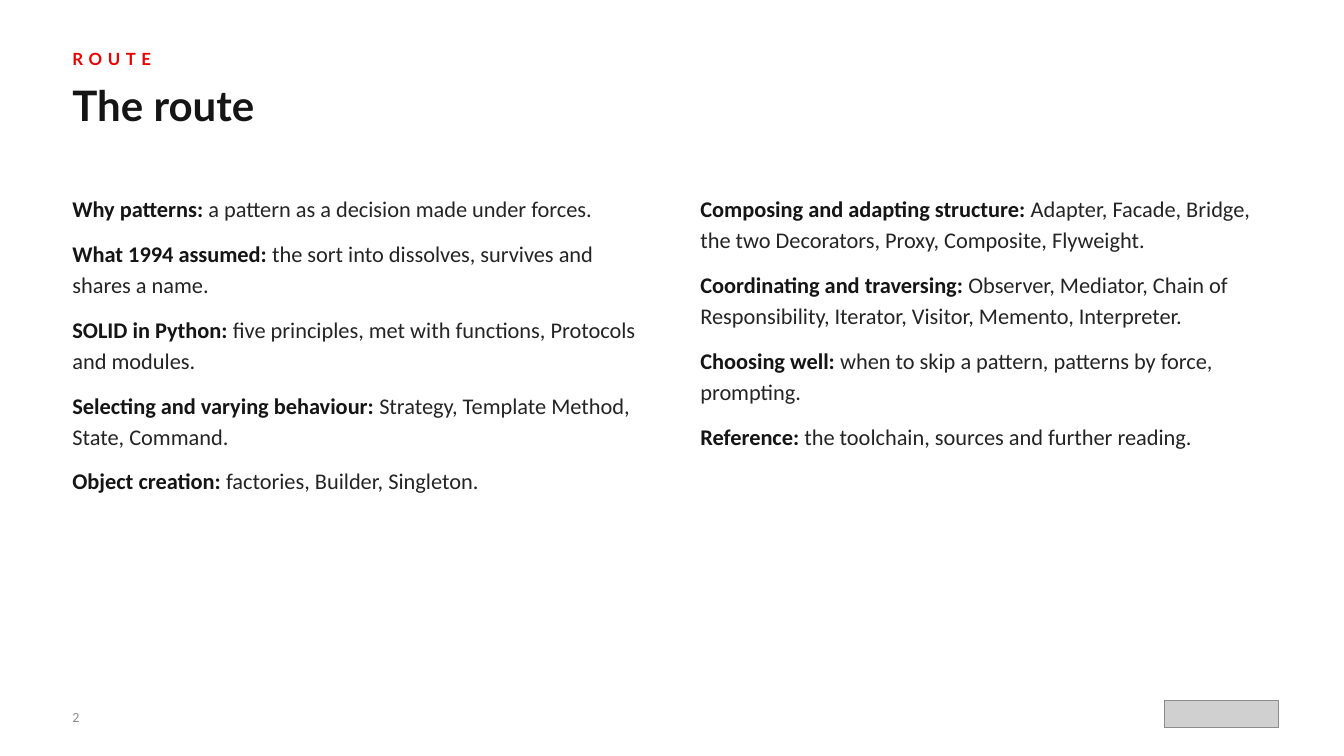
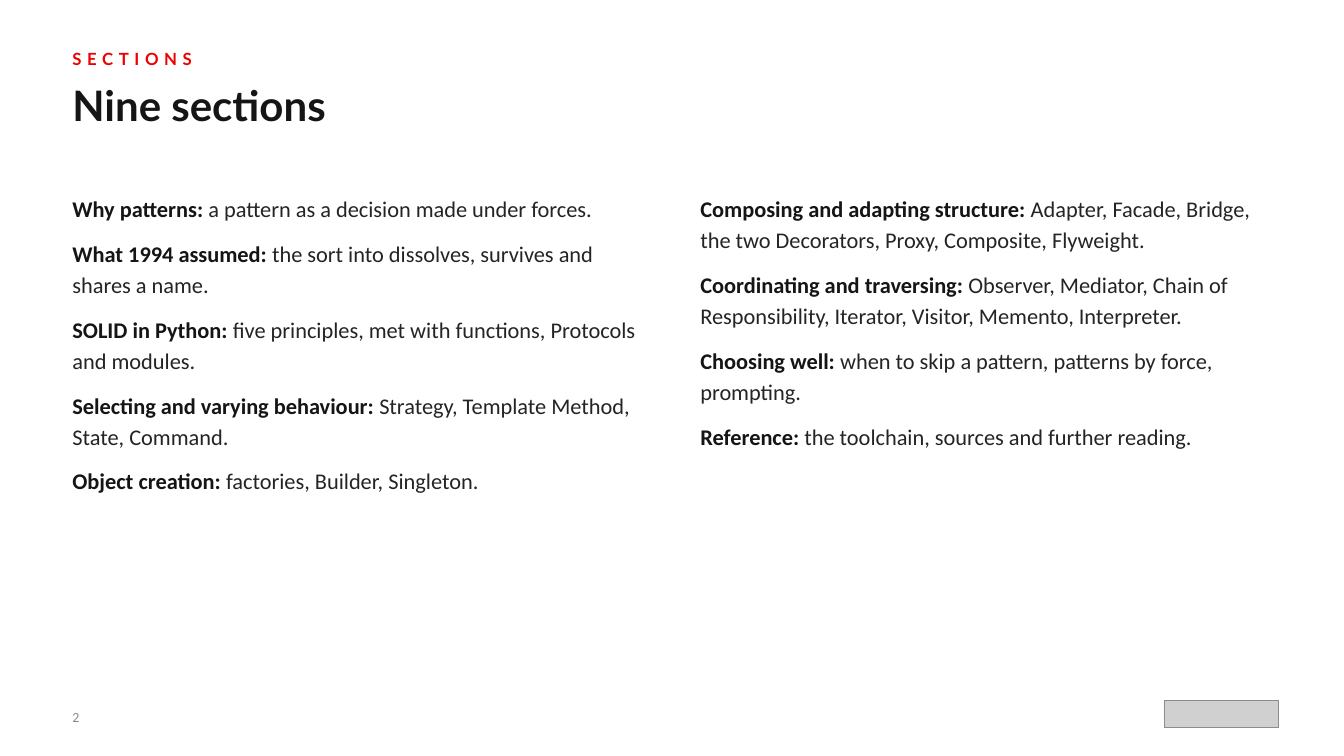
Before and after one commit to patterncatalyst/design-patterns-with-python, a slide deck: slide 2 of presentation/design-patterns-with-python-101-patterns-and-solid.pptx. Drawn at 1344x756 pixels with LibreOffice and Linux fonts; fonts in the diff are those of the drawing; grey boxes stand for pictures. Boxes give left, top, right and bottom in pixels: in the first picture for what was removed or moved away, otherwise in the second. Text is boxed around its words. In the diff, an @@ line names an element or a change of style, - is before the commit and + after.

```diff
--- a/presentation/design-patterns-with-python-101-patterns-and-solid.pptx
+++ b/presentation/design-patterns-with-python-101-patterns-and-solid.pptx
@@ text at [72,52,191,65]: text changed @@
-ROUTE
+SECTIONS
@@ text at [72,90,325,122]: text changed @@
-The route
+Nine sections
```
Also in this commit, not shown: 38 other files.
